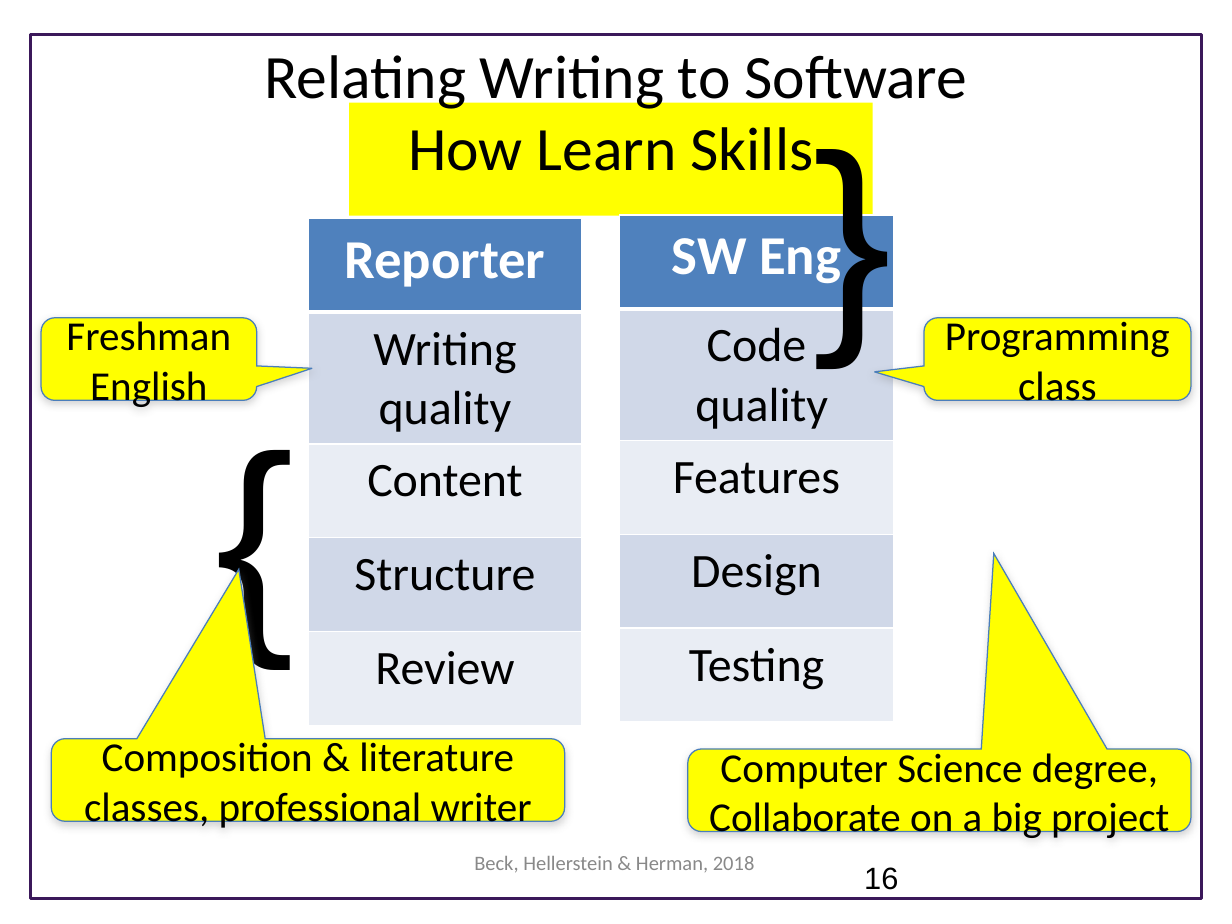
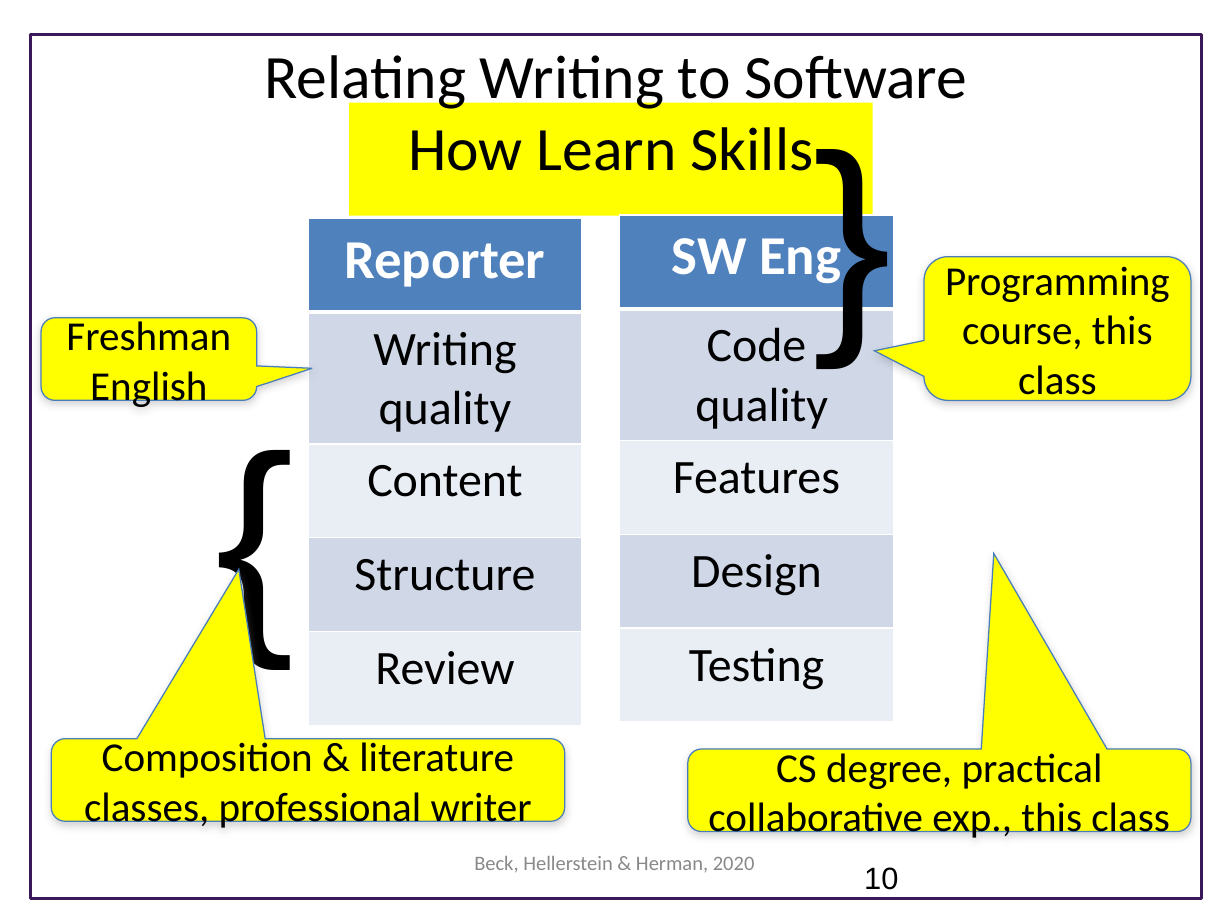
Before and after one commit to UWSEDS/LectureNotes, a slide deck: slide 10 of 01_CourseIntro_DataEssentials/Course Introduction.pptx (slide 16 before the commit). Drawn at 1232x924 pixels with LibreOffice and Linux fonts; fonts in the diff are those of the drawing; background and template pictures are left out. Boxes give left, top, right and bottom in pixels: in the first picture for what was removed or moved away, otherwise in the second. Text is boxed around its words. In the diff, an @@ line names an element or a change of style, - is before the commit and + after.

Commit message:
revised the intro for this year to match the plan and to focus more on projects

```diff
--- a/01_CourseIntro_DataEssentials/Course Introduction.pptx
+++ b/01_CourseIntro_DataEssentials/Course Introduction.pptx
@@ rounded speech box "Programming course, this class": place and size @@
-rounded speech box "Programming course, this class" at [924,318,1191,400]
+rounded speech box "Programming course, this class" at [924,256,1191,400]
@@ text in rounded speech box at [945,266,1170,404]: text changed @@
-Programming
-class
+Programming course, this class
@@ text in rounded speech box at [708,748,1170,841]: text changed @@
-Computer Science degree, Collaborate on a big project
+CS degree, practical collaborative exp., this class
@@ text at [474,856,755,873]: text changed @@
-Beck, Hellerstein & Herman, 2018
+Beck, Hellerstein & Herman, 2020
@@ page number at [864,867,898,890]: text changed @@
-16
+10
```
Also in this commit, not shown: 12 other slides changed, 12 slides added, 6 slides removed.
